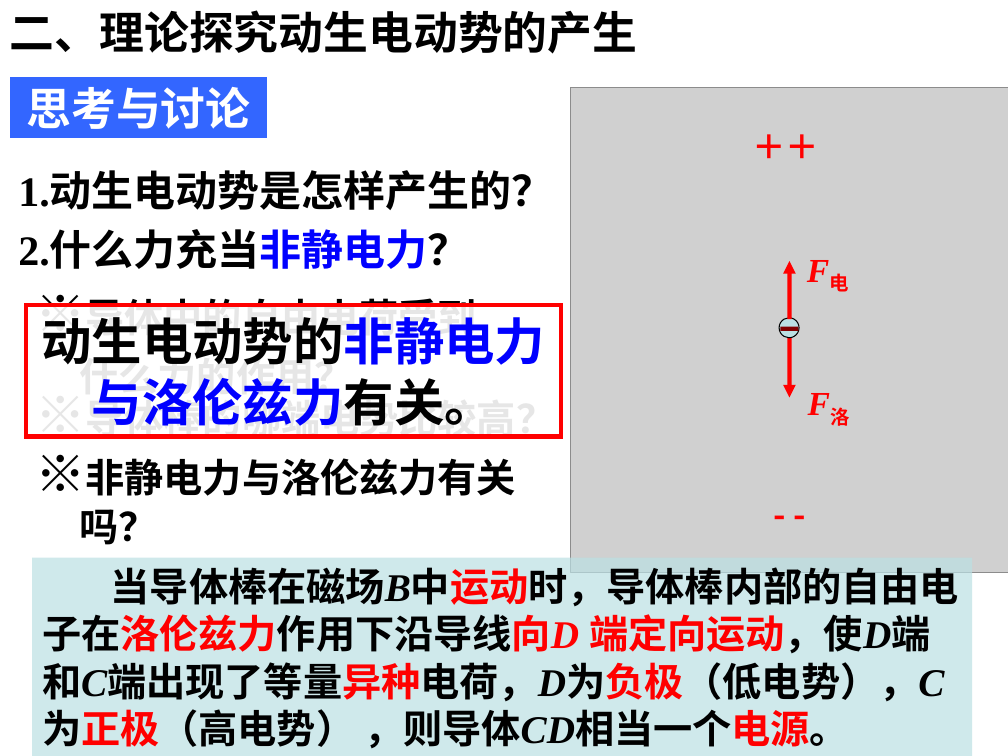
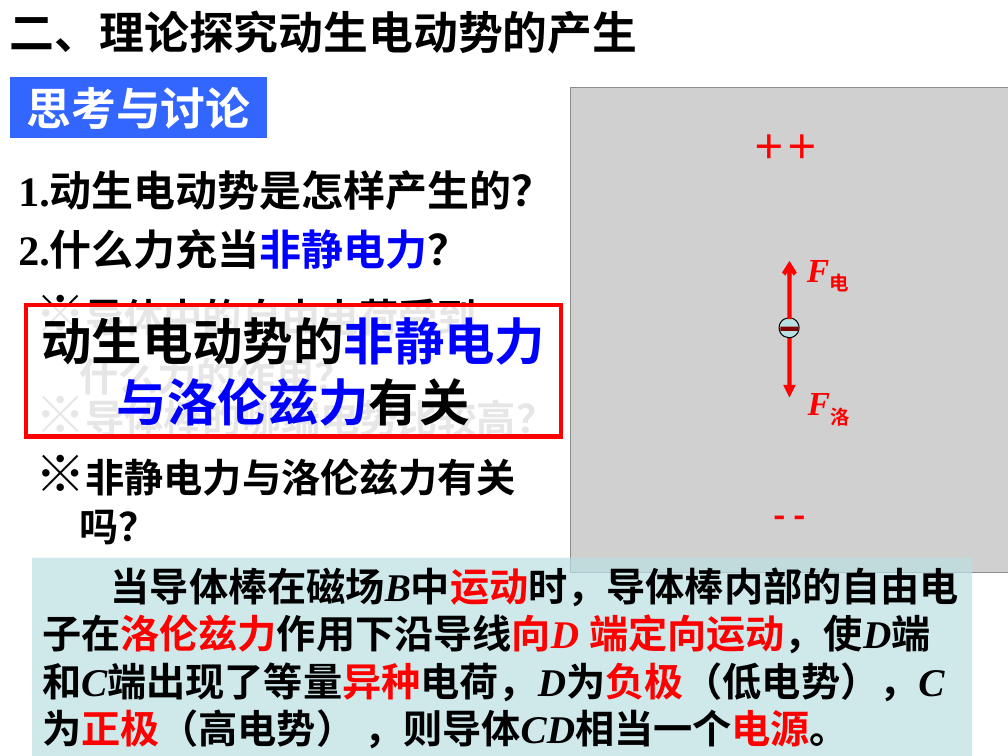
Before and after one commit to saddestboy/wuli2, a slide deck: slide 9 of 4.5 电磁感应现象的两类情况/4.5 电磁感应现象的两类情况.ppt. Drawn at 1008x756 pixels with LibreOffice and Linux fonts; fonts in the diff are those of the drawing; grey boxes stand for pictures; background and template pictures are left out. Boxes give left, top, right and bottom in pixels: in the first picture for what was removed or moved away, otherwise in the second. Text is boxed around its words. In the diff, an @@ line names an element or a change of style, - is before the commit and + after.

```diff
--- a/4.5 电磁感应现象的两类情况/4.5 电磁感应现象的两类情况.ppt
+++ b/4.5 电磁感应现象的两类情况/4.5 电磁感应现象的两类情况.ppt
@@ text in rectangle at bbox=[41, 317, 545, 426]: text changed; text colour #000000 to #0000FF @@
-动生电动势的非静电力与洛伦兹力有关。
+动生电动势的非静电力与洛伦兹力有关
```
Also in this commit, not shown: 4 other slides changed.
